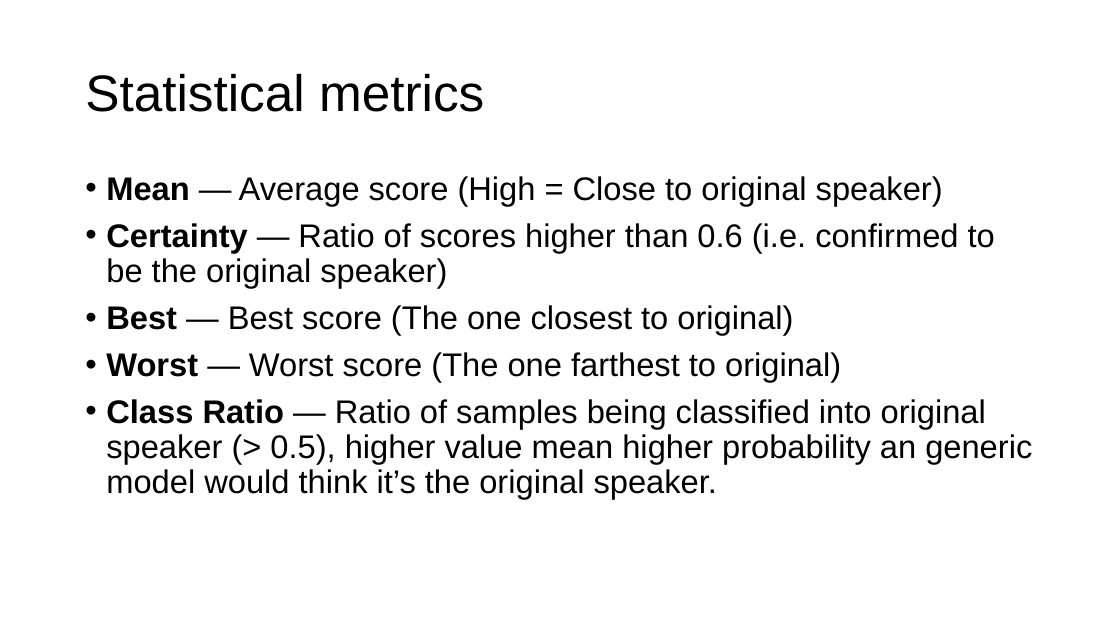
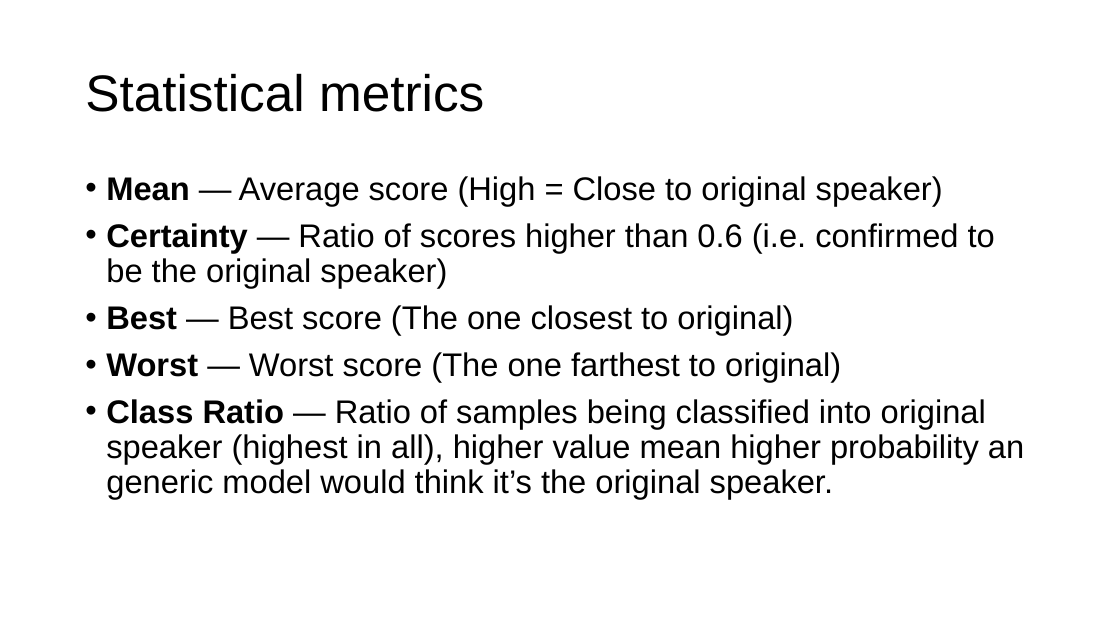
Before and after one commit to aurantiaco-sucus/sgvc_adv_conf, a slide deck: slide 16 of pres.pptx. Drawn at 1120x630 pixels with LibreOffice and Linux fonts; fonts in the diff are those of the drawing. Boxes give left, top, right and bottom in pixels: in the first picture for what was removed or moved away, otherwise in the second. Text is boxed around its words. In the diff, an @@ line names an element or a change of style, - is before the commit and + after.

```diff
--- a/pres.pptx
+++ b/pres.pptx
@@ text at (106, 399, 1024, 499): text changed @@
-• Class Ratio — Ratio of samples being classified into original speaker (> 0.5), higher value mean higher probability an generic model would think it’s the original speaker.
+• Class Ratio — Ratio of samples being classified into original speaker (highest in all), higher value mean higher probability an generic model would think it’s the original speaker.
```
Also in this commit, not shown: 2 other slides changed, 1 slide removed, 1 other file.
